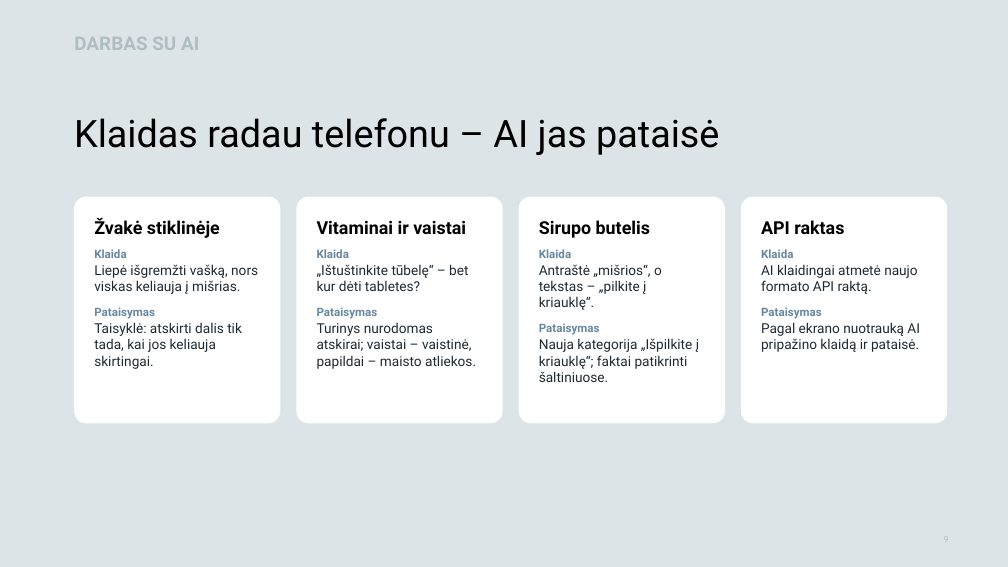
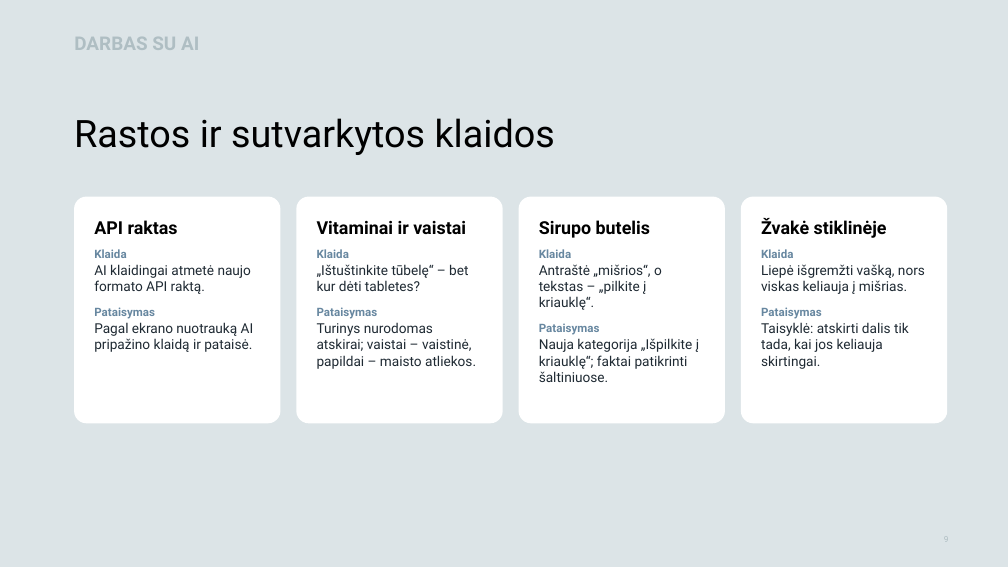
Before and after one commit to LejaKin/kur-mesti, a slide deck: slide 9 of pateikimui/AI web/Kur-mesti-pristatymas.pptx. Drawn at 1008x567 pixels with LibreOffice and Linux fonts; fonts in the diff are those of the drawing; background and template pictures are left out. Boxes give left, top, right and bottom in pixels: in the first picture for what was removed or moved away, otherwise in the second. Text is boxed around its words. In the diff, an @@ line names an element or a change of style, - is before the commit and + after.

```diff
--- a/pateikimui/AI web/Kur-mesti-pristatymas.pptx
+++ b/pateikimui/AI web/Kur-mesti-pristatymas.pptx
@@ text at (x1=74, y1=118, x2=555, y2=155): text changed @@
-Klaidas radau telefonu – AI jas pataisė
+Rastos ir sutvarkytos klaidos
@@ rounded rectangle "API raktas" moved from (x1=741, y1=197, x2=948, y2=423) to (x1=74, y1=197, x2=281, y2=423) @@
@@ rounded rectangle "Žvakė stiklinėje" moved from (x1=74, y1=197, x2=281, y2=423) to (x1=741, y1=197, x2=948, y2=423) @@
```
Also in this commit, not shown: 3 other slides changed.
